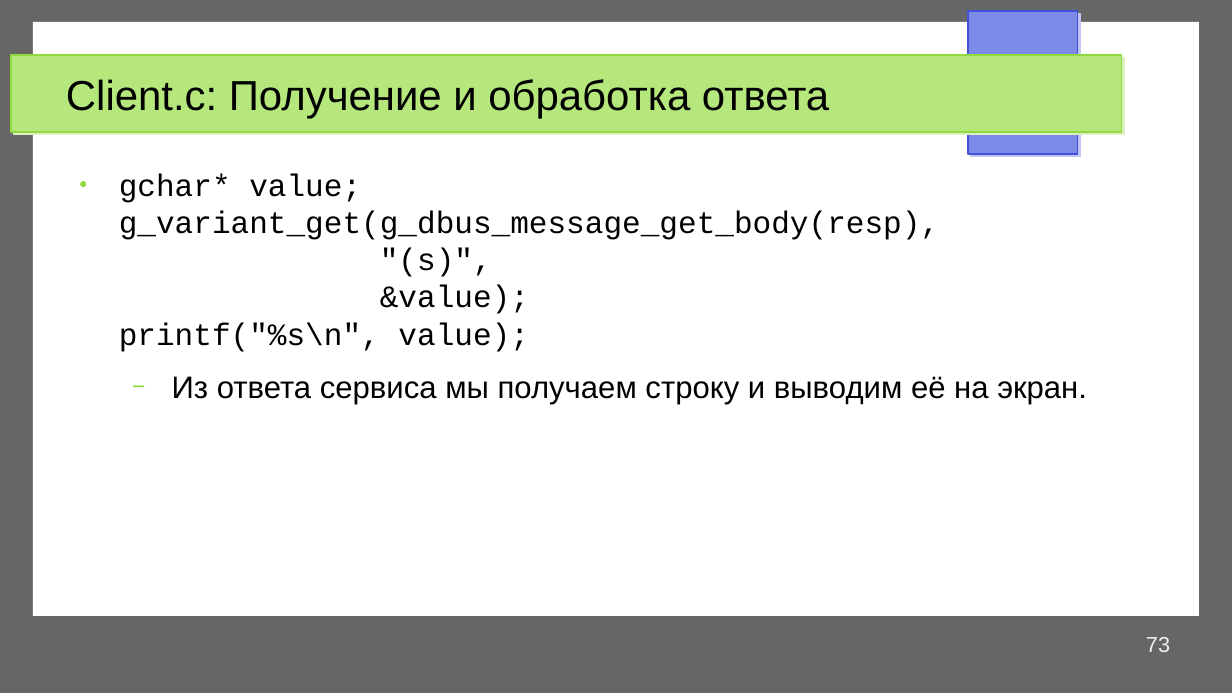
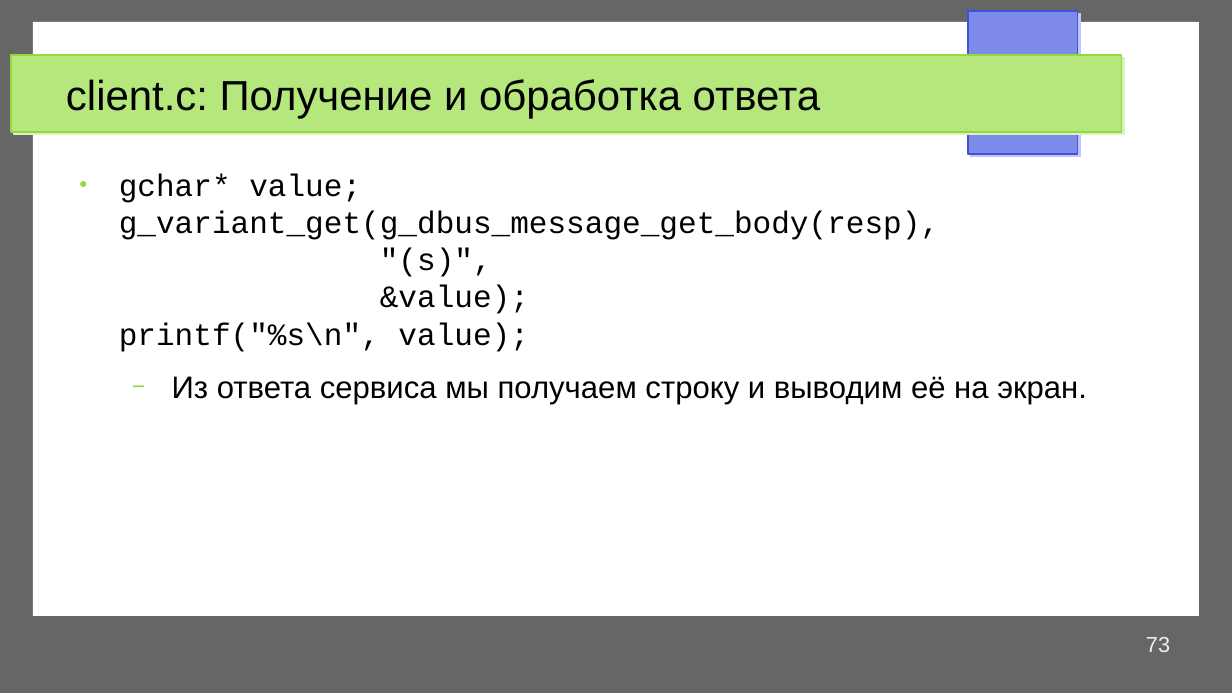
Before and after one commit to artyom-poptsov/talks, a slide deck: slide 73 of d-bus/IPC+D-Bus.odp. Drawn at 1232x693 pixels with LibreOffice and Linux fonts; fonts in the diff are those of the drawing. Boxes give left, top, right and bottom in pixels: in the first picture for what was removed or moved away, otherwise in the second. Text is boxed around its words. In the diff, an @@ line names an element or a change of style, - is before the commit and + after.

```diff
--- a/d-bus/IPC+D-Bus.odp
+++ b/d-bus/IPC+D-Bus.odp
@@ title at (66, 79, 820, 118): text changed @@
-Client.c: Получение и обработка ответа
+client.c: Получение и обработка ответа
```
Also in this commit, not shown: 1 other slide changed.
